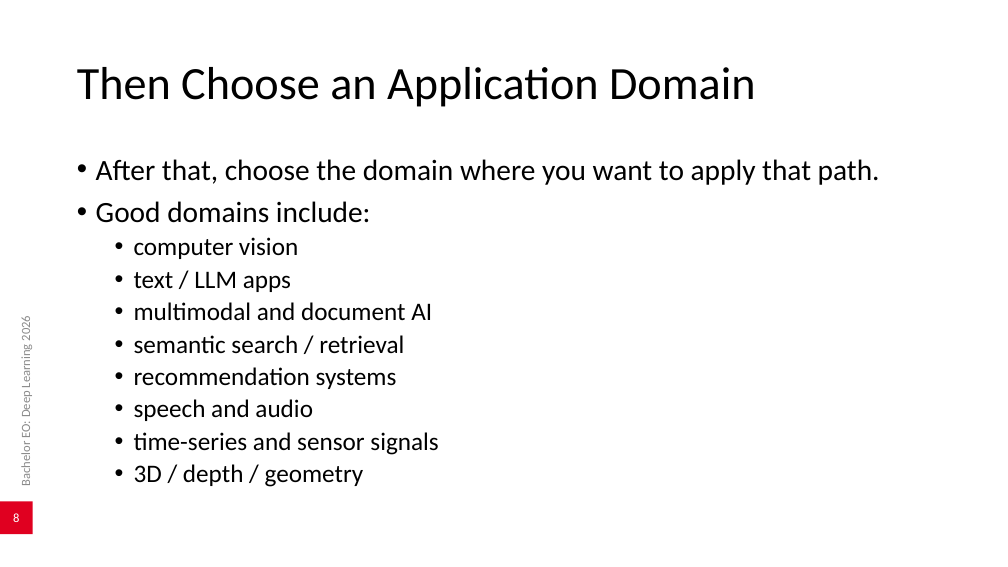
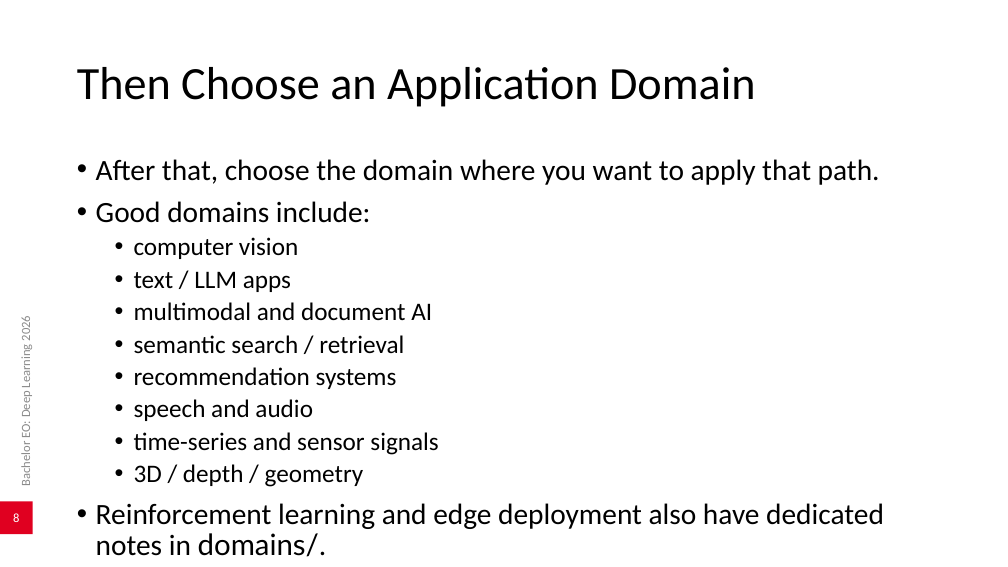
Before and after one commit to AlexanderDhoore/deep-learning-2026, a slide deck: slide 8 of slides/deep-learning-project-domains.pptx. Drawn at 1008x567 pixels with LibreOffice and Linux fonts; fonts in the diff are those of the drawing; background and template pictures are left out. Boxes give left, top, right and bottom in pixels: in the first picture for what was removed or moved away, otherwise in the second. Text is boxed around its words. In the diff, an @@ line names an element or a change of style, - is before the commit and + after.

```diff
--- a/slides/deep-learning-project-domains.pptx
+++ b/slides/deep-learning-project-domains.pptx
@@ text at (x1=96, y1=503, x2=884, y2=557): paragraph added @@
+• Reinforcement learning and edge deployment also have dedicated notes in domains/.
```
Also in this commit, not shown: 8 other slides changed, 1 other file.
